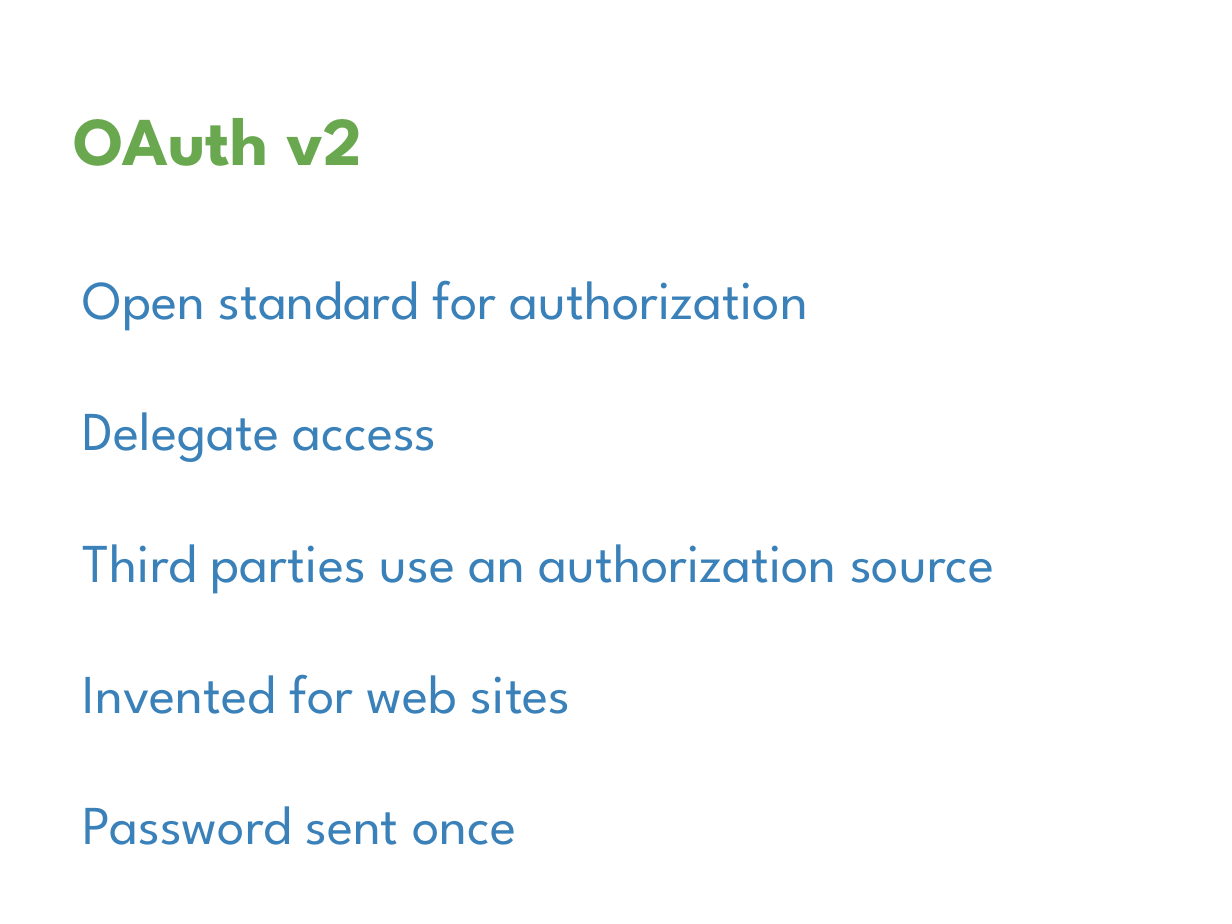
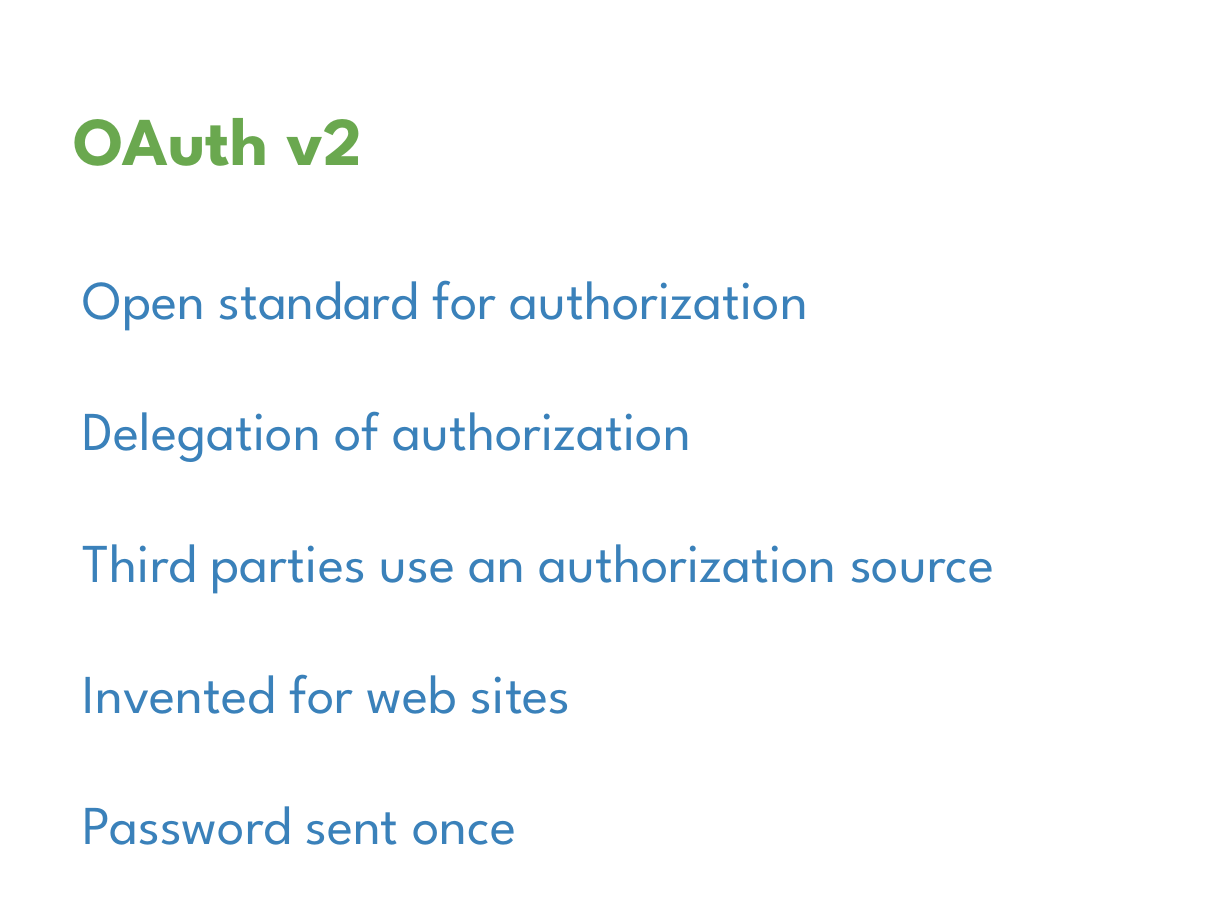
Before and after one commit to davetrux/gdgmidevfest-2017, a slide deck: slide 30 of MobileAuthWebWorld.pptx (slide 28 before the commit). Drawn at 1232x924 pixels with LibreOffice and Linux fonts; fonts in the diff are those of the drawing; background and template pictures are left out. Boxes give left, top, right and bottom in pixels: in the first picture for what was removed or moved away, otherwise in the second. Text is boxed around its words. In the diff, an @@ line names an element or a change of style, - is before the commit and + after.

```diff
--- a/MobileAuthWebWorld.pptx
+++ b/MobileAuthWebWorld.pptx
@@ text at (x1=83, y1=411, x2=691, y2=462): text changed @@
-Delegate access
+Delegation of authorization
```
Also in this commit, not shown: 7 other slides changed, 7 slides added, 5 slides removed.
